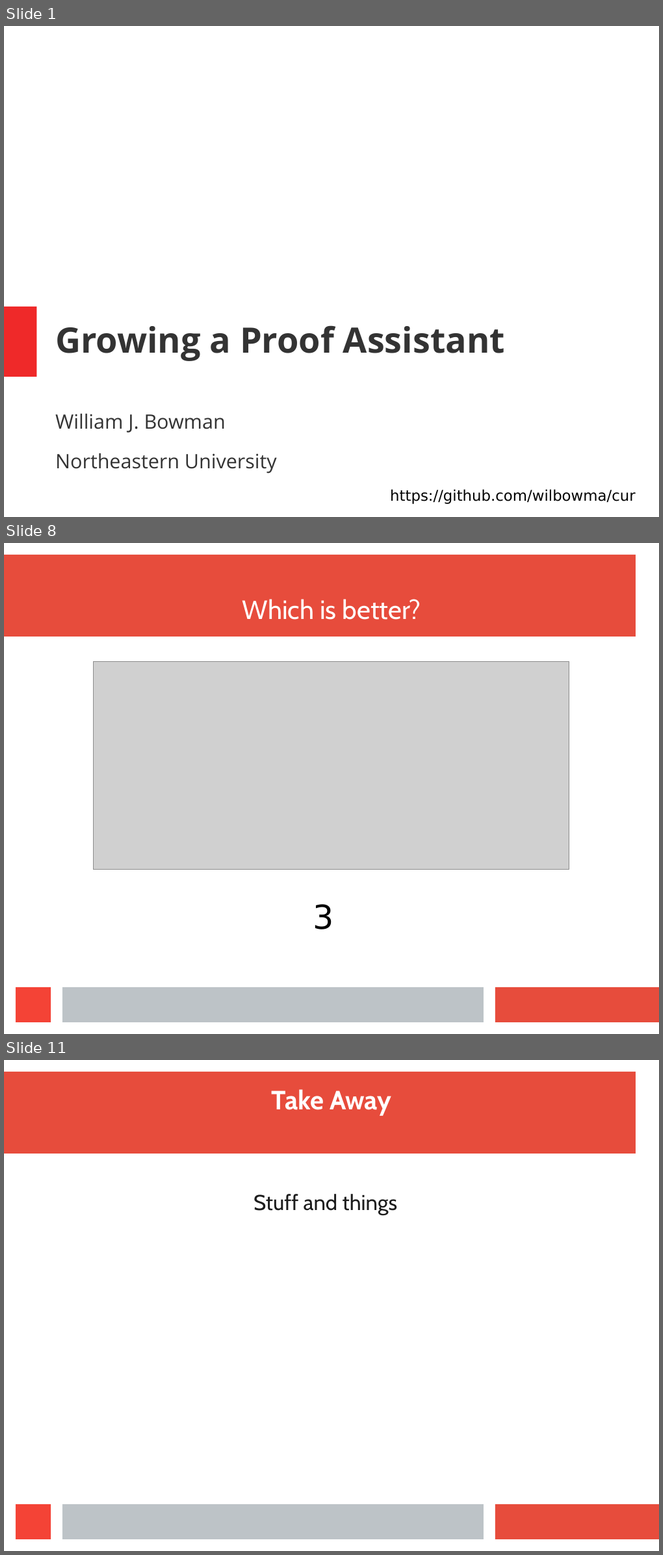
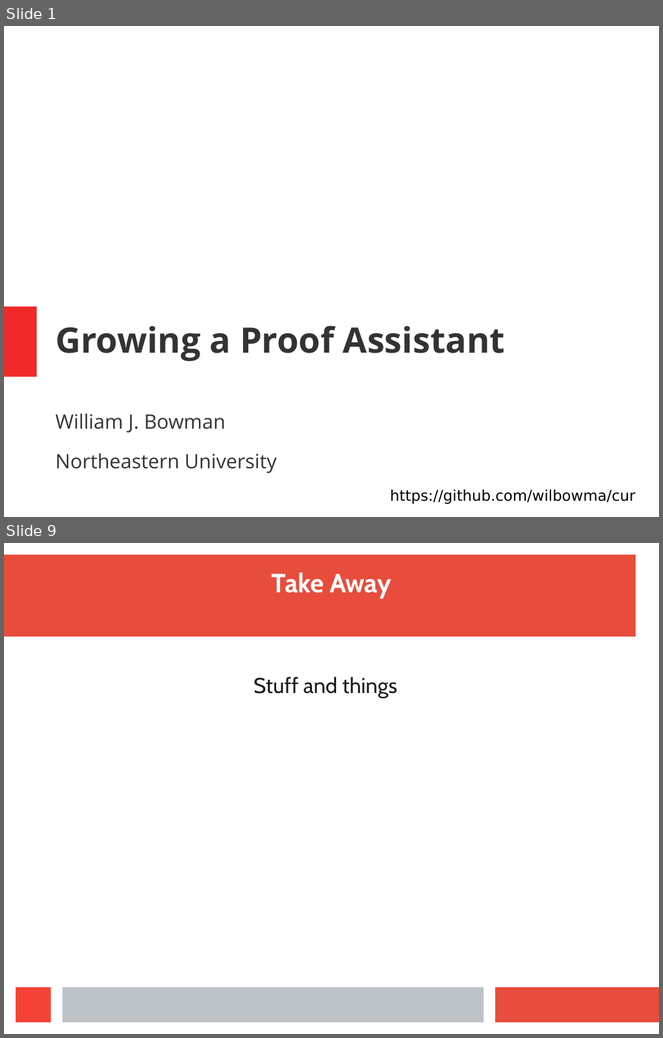
Before and after one commit to wilbowma/cur, a slide deck: hope-2016/slides.odp. Shown one above the other, each under a label of ours: slides 1, 8 and 11 before the commit, slides 1 and 9 after it; the slides between them are not shown. The pictures are 663x1555 and 663x1038 pixels, drawn with LibreOffice and Linux fonts; fonts in the diff are those of the drawing; grey boxes stand for pictures. Boxes give left, top, right and bottom in pixels: in the first picture for what was removed or moved away, otherwise in the second. Text is boxed around its words. In the diff, an @@ line names an element or a change of style, - is before the commit and + after.

```diff
--- a/hope-2016/slides.odp
+++ b/hope-2016/slides.odp
@@ slide 8 removed at (4,543,659,1034), background #FFFFFF; not listed: 4 template elements that a slide beside it also shows @@
@@ title removed at (243,599,421,620) @@
-Which is better?
@@ picture removed at (93,662,570,870) @@
@@ text removed at (313,904,334,930) @@
-3
@@ what was slide 11 is now slide 9 @@
```
Also in this commit, not shown: 7 slides added, 8 other slides removed, 2 other files.
